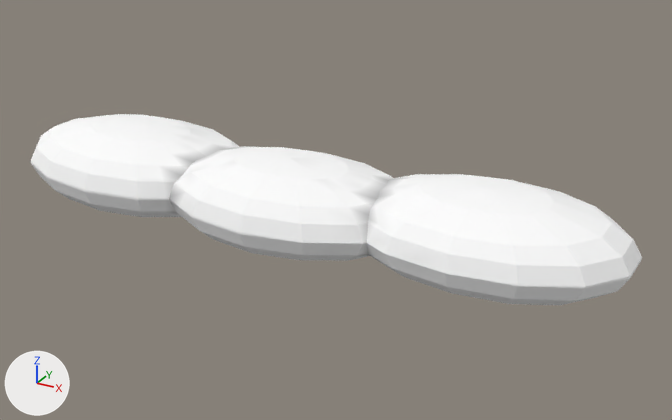
One commit to the glTF model assets/models/p_bread.glb: the scene before it, then after it.
Camera for both pictures: a 50 mm camera at (0.507, -0.814, 0.459) aimed at (0.043, 0.03, 0.037). Every picture has the same lights, and +X, +Y and +Z are marked at lower left. The picture after the commit comes second.

Objects in the first picture: 'bread'.
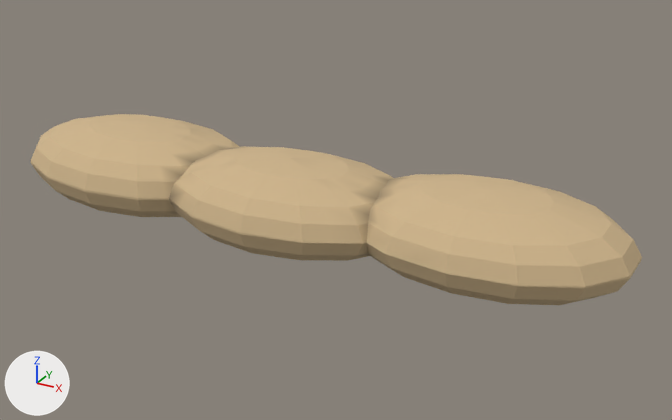
Where the change shows, as pixel boxes (x1, y1, x2, y2) in the pictures (672 x 420 px):
'bread', recoloured (darker): (31, 114, 642, 305) in both

The change, as a diff of the scene's bpy script:
```diff
--- a/assets/models/p_bread.glb.py
+++ b/assets/models/p_bread.glb.py
@@ mat_bread @@
 n0 = _N.new('ShaderNodeBsdfPrincipled'); n0.name = 'Principled BSDF'
 n1 = _N.new('ShaderNodeOutputMaterial'); n1.name = 'Material Output'
+n3 = _N.new('ShaderNodeMix'); n3.name = 'Mix'
+n3.data_type = 'RGBA'
+n3.blend_type = 'MULTIPLY'
+n3.inputs[0].default_value = 1.0  # 'Factor'
+n3.inputs[7].default_value = (0.62, 0.46, 0.26, 1.0)  # 'B', beige #ceb58b
 n2 = _N.new('ShaderNodeVertexColor'); n2.name = 'Color Attribute'
 _L.new(n0.outputs[0], n1.inputs[0])  # 'BSDF' to 'Surface'
-_L.new(n2.outputs[0], n0.inputs[0])  # 'Color' to 'Base Color'
+_L.new(n3.outputs[2], n0.inputs[0])  # 'Result' to 'Base Color'
+_L.new(n2.outputs[0], n3.inputs[6])  # 'Color' to 'A'
```
